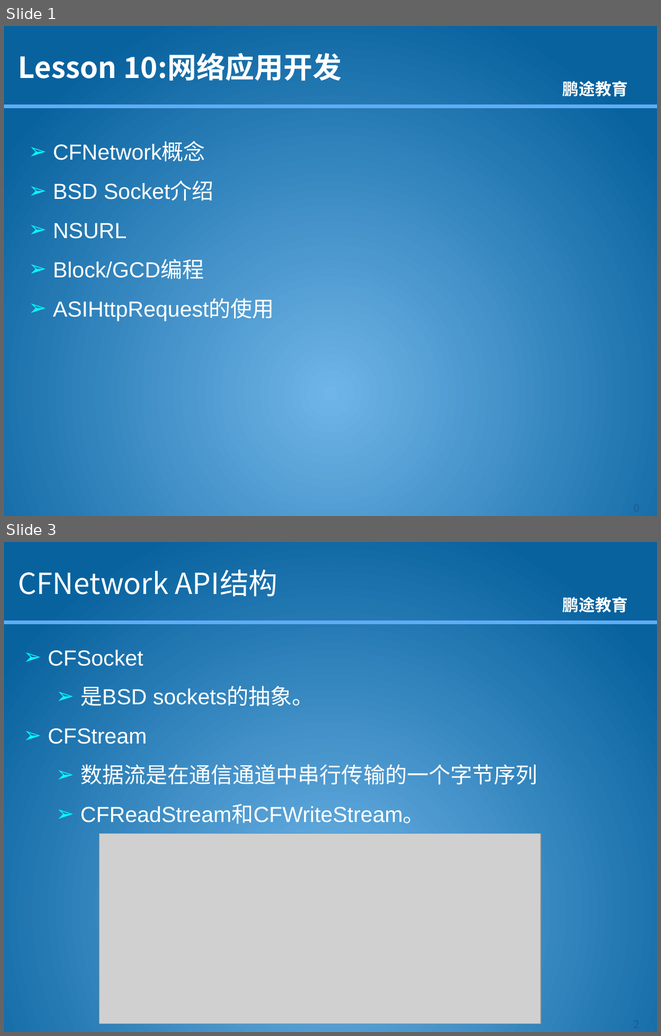
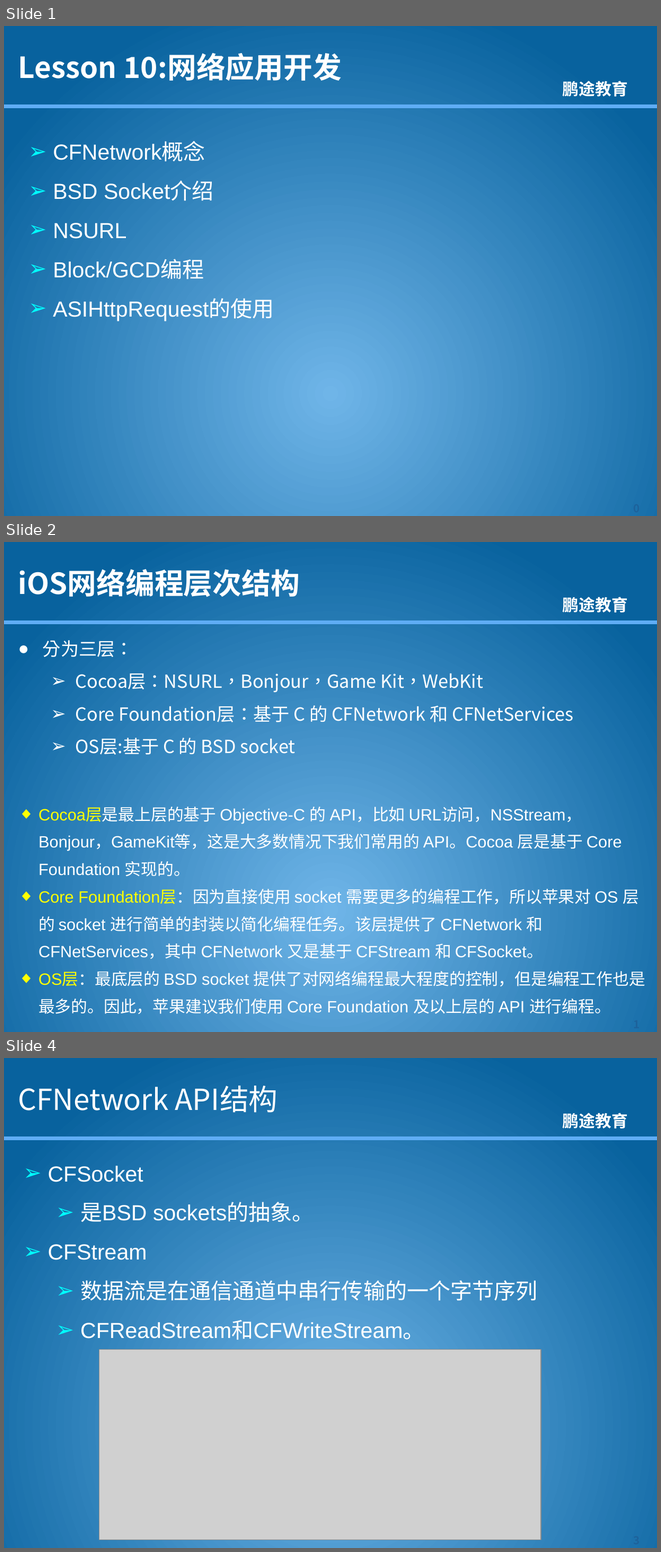
Before and after one commit to kkdmh77/gjh_baoche, a slide deck: 资料/课件/IPhone开发教程10-网络应用开发.pptx. Shown one above the other, each under a label of ours: slides 1 and 3 before the commit, slides 1, 2 and 4 after it; the slides between them are not shown. The pictures are 661x1036 and 661x1552 pixels, drawn with LibreOffice and Linux fonts; fonts in the diff are those of the drawing; grey boxes stand for pictures; background and template pictures are left out. Boxes give left, top, right and bottom in pixels: in the first picture for what was removed or moved away, otherwise in the second. Text is boxed around its words. In the diff, an @@ line names an element or a change of style, - is before the commit and + after.

Commit message:
资料->合并网络章节部分

```diff
--- a/资料/课件/IPhone开发教程10-网络应用开发.pptx
+++ b/资料/课件/IPhone开发教程10-网络应用开发.pptx
@@ slide 2 added at [4, 542, 657, 1032], background picture (left out); not listed: 2 template elements that a slide beside it also shows @@
@@ title added at [18, 569, 300, 597], 32 pt, text #FFFFFF, bold @@
+iOS网络编程层次结构
@@ text added at [38, 640, 645, 1014], 18 pt, text #FFFFFF @@
+● 分为三层：
+  ➢ Cocoa层：NSURL，Bonjour，Game Kit，WebKit
+  ➢ Core Foundation层：基于 C 的 CFNetwork 和 CFNetServices
+  ➢ OS层:基于 C 的 BSD socket
+◆ Cocoa层是最上层的基于 Objective-C 的 API，比如 URL访问，NSStream，Bonjour，GameKit等，这是大多数情况下我们常用的 API。Cocoa 层是基于 Core Foundation 实现的。
+◆ Core Foundation层：因为直接使用 socket 需要更多的编程工作，所以苹果对 OS 层的 socket 进行简单的封装以简化编程任务。该层提供了 CFNetwork 和 CFNetServices，其中 CFNetwork 又是基于 CFStream 和 CFSocket。
+◆ OS层：最底层的 BSD socket 提供了对网络编程最大程度的控制，但是编程工作也是最多的。因此，苹果建议我们使用 Core Foundation 及以上层的 API 进行编程。
@@ page number added at [608, 1013, 657, 1032], 12 pt, text #1D629B, bold @@
+1
@@ what was slide 3 is now slide 4 @@
@@ page number at [608, 1529, 657, 1548]: text changed @@
-2
+3
```
Also in this commit, not shown: 2 slides changed, 1 other file.
